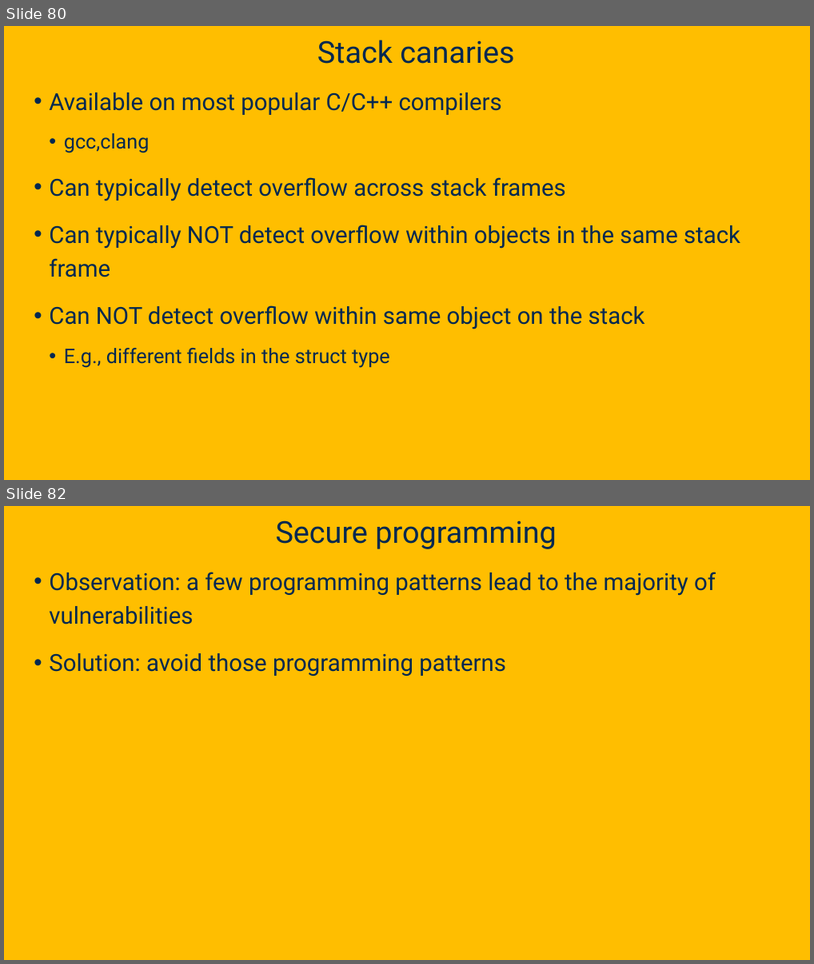
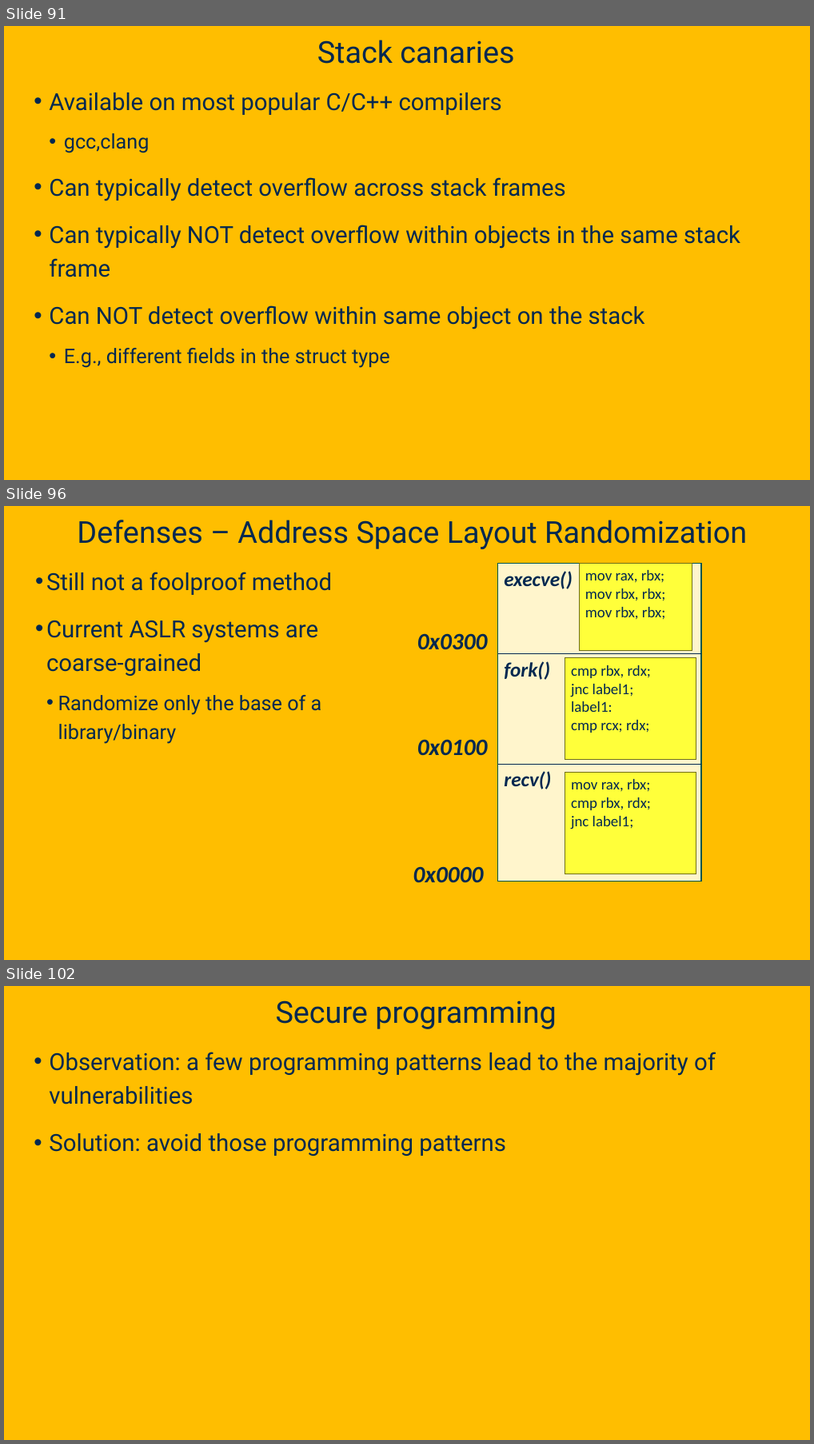
Before and after one commit to davsec-teaching/ecs160-f25, a slide deck: slides/9_software_security.pptx. Shown one above the other, each under a label of ours: slides 80 and 82 before the commit, slides 91, 96 and 102 after it; the slides between them are not shown. The pictures are 814x964 and 814x1444 pixels, drawn with LibreOffice and Linux fonts; fonts in the diff are those of the drawing; background and template pictures are left out. Boxes give left, top, right and bottom in pixels: in the first picture for what was removed or moved away, otherwise in the second. Text is boxed around its words. In the diff, an @@ line names an element or a change of style, - is before the commit and + after.

```diff
--- a/slides/9_software_security.pptx
+++ b/slides/9_software_security.pptx
@@ slide 96 added at (x1=4, y1=506, x2=810, y2=960), background picture (left out) @@
@@ title added at (x1=77, y1=520, x2=747, y2=549), 36 pt, text #022850 @@
+Defenses – Address Space Layout Randomization
@@ text added at (x1=46, y1=572, x2=332, y2=744), 28 pt, text #022850 @@
+• Still not a foolproof method
+• Current ASLR systems are coarse-grained
+  • Randomize only the base of a library/binary
@@ rectangle added at (x1=498, y1=563, x2=702, y2=881), fill #FFF5CC, outline #00564E 1 pt @@
@@ text added at (x1=504, y1=571, x2=572, y2=589), 24 pt, text #022850, bold, italic @@
+execve()
@@ rectangle added at (x1=580, y1=563, x2=693, y2=651), fill #FFFF3A, outline #707019 1 pt, 18 pt, text #022850 @@
+mov rax, rbx;
+mov rbx, rbx;
+mov rbx, rbx;
@@ text added at (x1=418, y1=633, x2=488, y2=650), 28 pt, text #022850, bold, italic @@
+0x0300
@@ line added from (498, 654) to (702, 654), #022850 0.5 pt @@
@@ text added at (x1=504, y1=661, x2=550, y2=680), 24 pt, text #022850, bold, italic @@
+fork()
@@ rectangle added at (x1=566, y1=658, x2=696, y2=760), fill #FFFF3A, outline #707019 1 pt, 18 pt, text #022850 @@
+cmp rbx, rdx;
+jnc label1;
+label1:
+cmp rcx; rdx;
@@ text added at (x1=418, y1=739, x2=488, y2=756), 28 pt, text #022850, bold, italic @@
+0x0100
@@ line added from (498, 764) to (702, 764), #022850 0.5 pt @@
@@ text added at (x1=504, y1=771, x2=551, y2=789), 24 pt, text #022850, bold, italic @@
+recv()
@@ rectangle added at (x1=566, y1=772, x2=696, y2=874), fill #FFFF3A, outline #707019 1 pt, 18 pt, text #022850 @@
+mov rax, rbx;
+cmp rbx, rdx;
+jnc label1;
@@ text added at (x1=414, y1=866, x2=484, y2=883), 28 pt, text #022850, bold, italic @@
+0x0000
@@ what was slide 80 is now slide 91 @@
@@ what was slide 82 is now slide 102 @@
```
Also in this commit, not shown: 6 slides changed, 23 other slides added, 3 slides removed.
